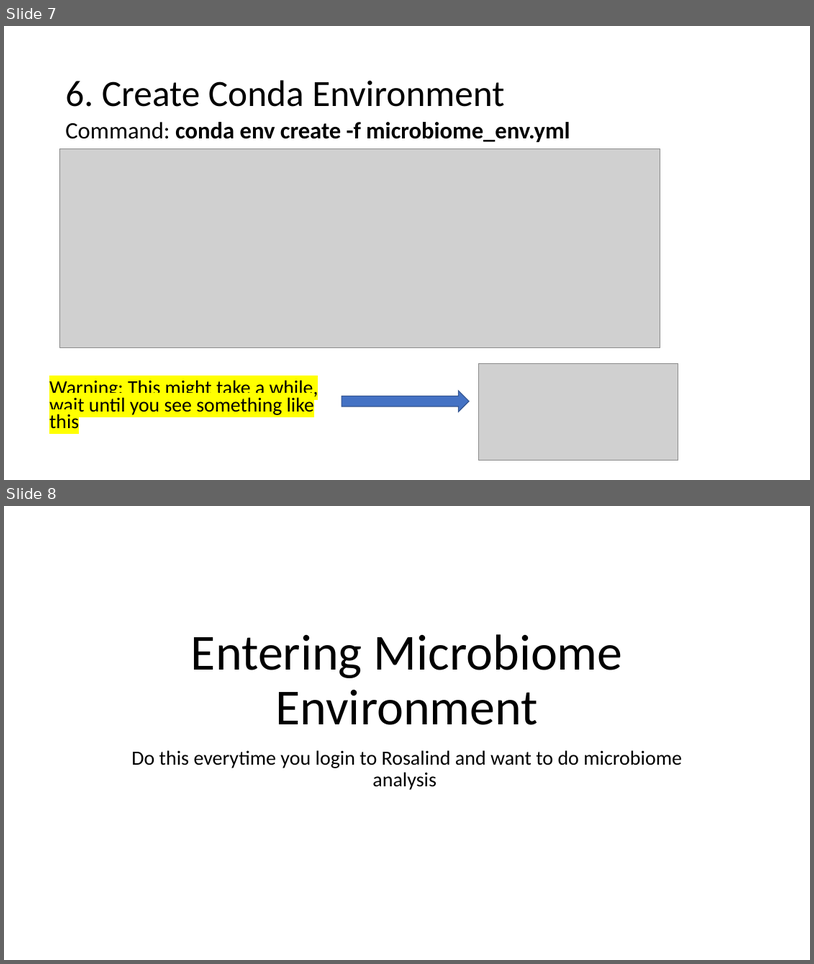
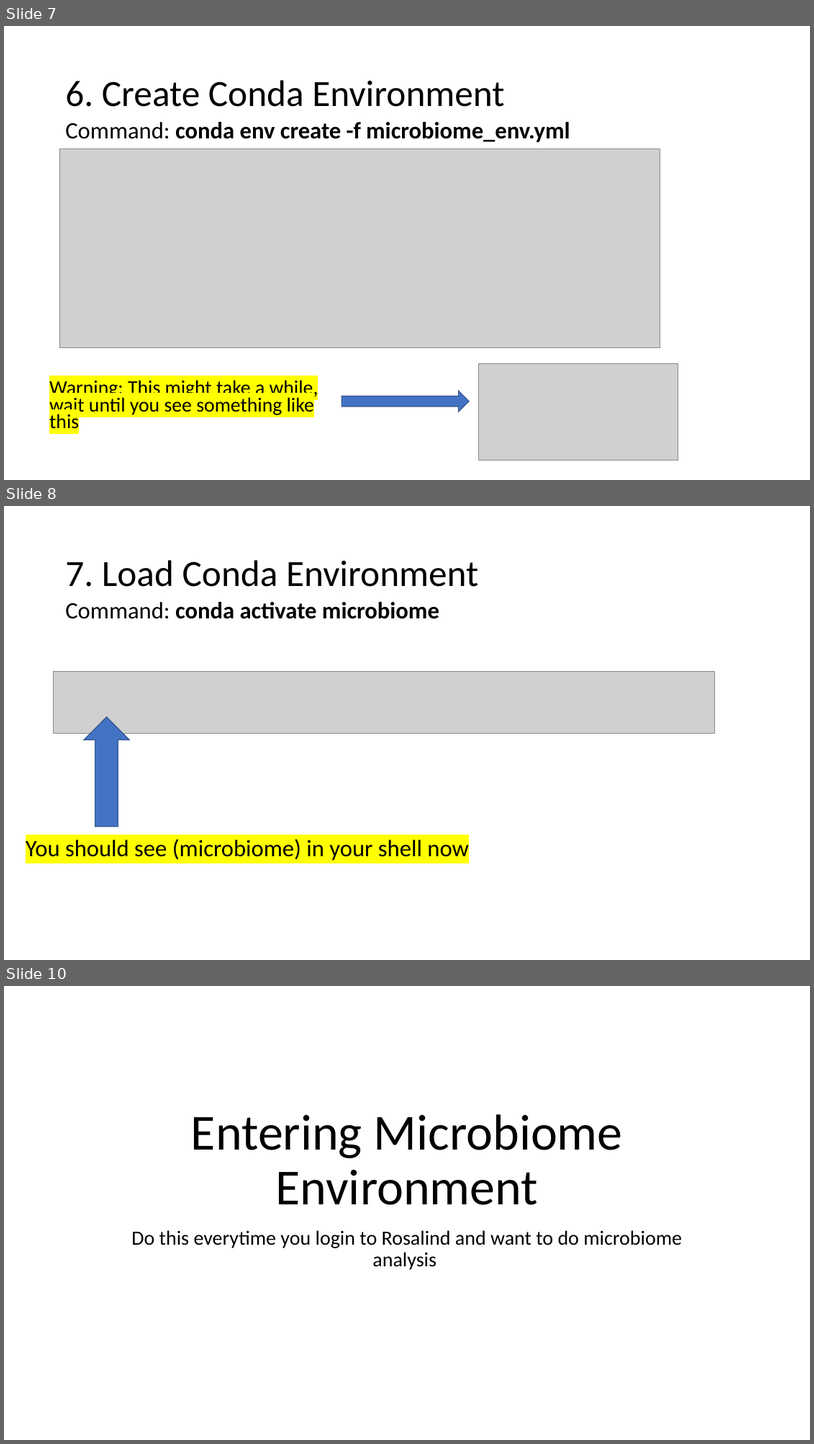
Before and after one commit to muharif/MicrobiomeKCL2020, a slide deck: MicrobiomeWS/Microbiome_Install.pptx. Shown one above the other, each under a label of ours: slides 7 and 8 before the commit, slides 7, 8 and 10 after it; the slides between them are not shown. The pictures are 814x964 and 814x1444 pixels, drawn with LibreOffice and Linux fonts; fonts in the diff are those of the drawing; grey boxes stand for pictures. Boxes give left, top, right and bottom in pixels: in the first picture for what was removed or moved away, otherwise in the second. Text is boxed around its words. In the diff, an @@ line names an element or a change of style, - is before the commit and + after.

```diff
--- a/MicrobiomeWS/Microbiome_Install.pptx
+++ b/MicrobiomeWS/Microbiome_Install.pptx
@@ slide 8 added at (x1=4, y1=506, x2=810, y2=960), background #FFFFFF @@
@@ title added at (x1=65, y1=560, x2=478, y2=587), 44 pt, text #000000 @@
+7. Load Conda Environment
@@ text added at (x1=65, y1=602, x2=440, y2=619), 28 pt, text #000000, bold @@
+Command: conda activate microbiome
@@ picture added at (x1=53, y1=672, x2=715, y2=733) @@
@@ down arrow added at (x1=84, y1=717, x2=130, y2=826), fill #4472C4, outline #325491 1 pt @@
@@ text added at (x1=26, y1=839, x2=469, y2=860), 28 pt, text #000000 @@
+You should see (microbiome) in your shell now
@@ what was slide 8 is now slide 10 @@
```
Also in this commit, not shown: 1 slide changed, 1 other slide added, 1 other file.
